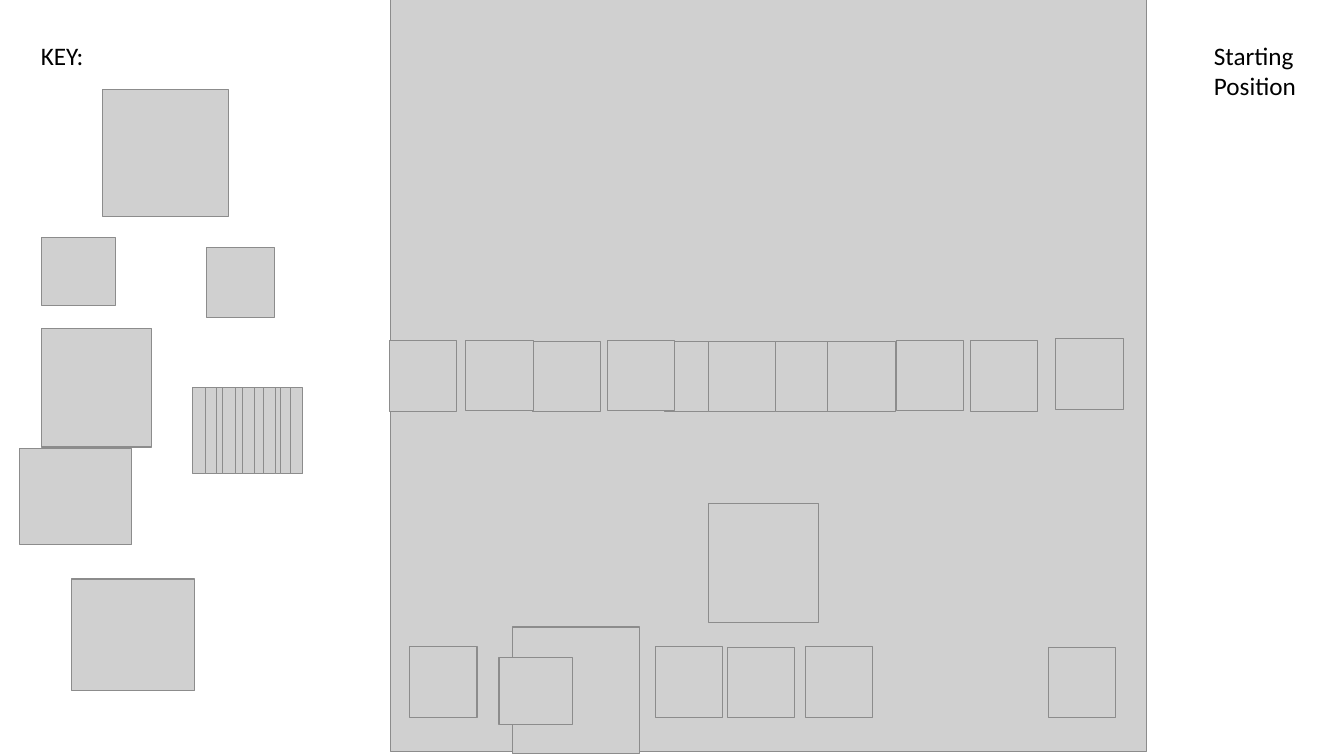
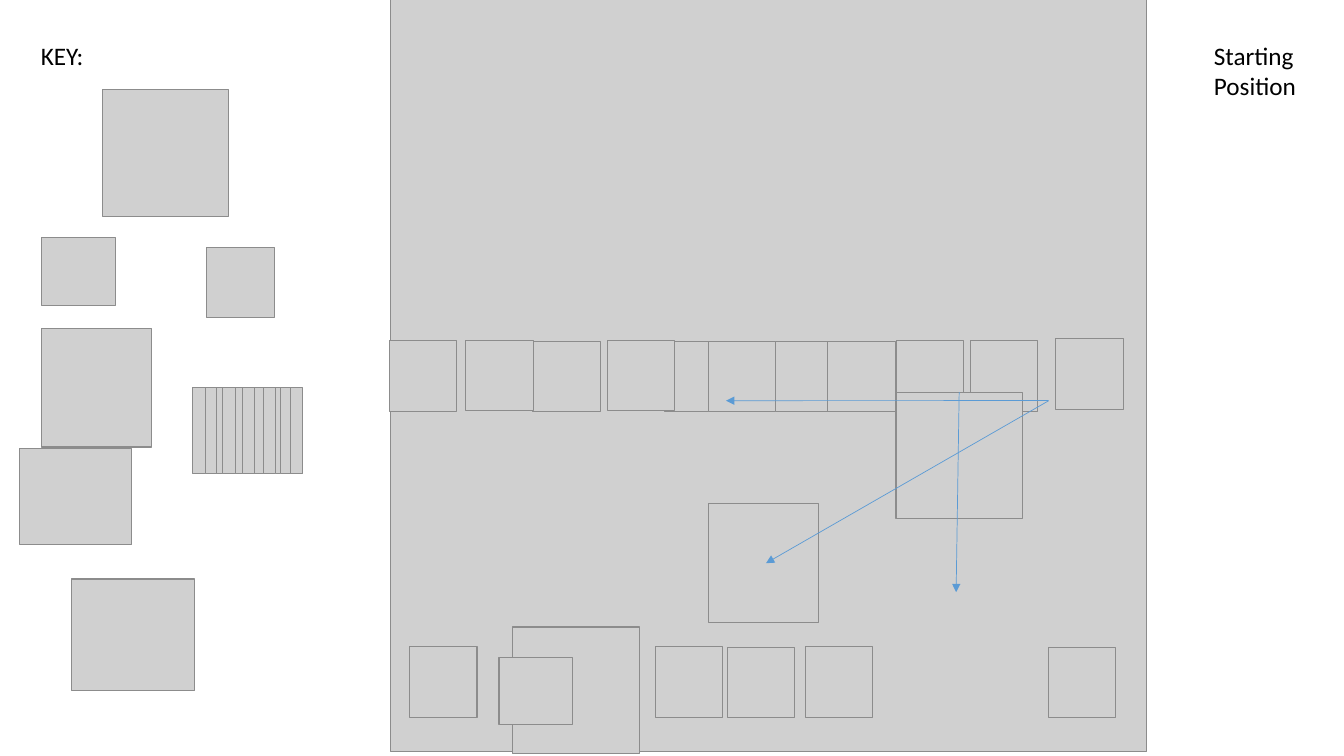
Before and after one commit to iuyte/VEX-709S-2017, a slide deck: slide 2 of 2017/Planning/Auto Plan.pptx. Drawn at 1344x756 pixels with LibreOffice and Linux fonts; fonts in the diff are those of the drawing; grey boxes stand for pictures. Boxes give left, top, right and bottom in pixels: in the first picture for what was removed or moved away, otherwise in the second. Text is boxed around its words. In the diff, an @@ line names an element or a change of style, - is before the commit and + after.

```diff
--- a/2017/Planning/Auto Plan.pptx
+++ b/2017/Planning/Auto Plan.pptx
@@ arrow added from (1049, 400) to (726, 401), #5B9BD5 0.5 pt @@
@@ arrow added from (1050, 401) to (766, 564), #5B9BD5 0.5 pt @@
@@ picture added at <box>896,392,1022,518</box> @@
@@ arrow added from (960, 392) to (957, 593), #5B9BD5 0.5 pt @@
```
Also in this commit, not shown: 7 other files.
